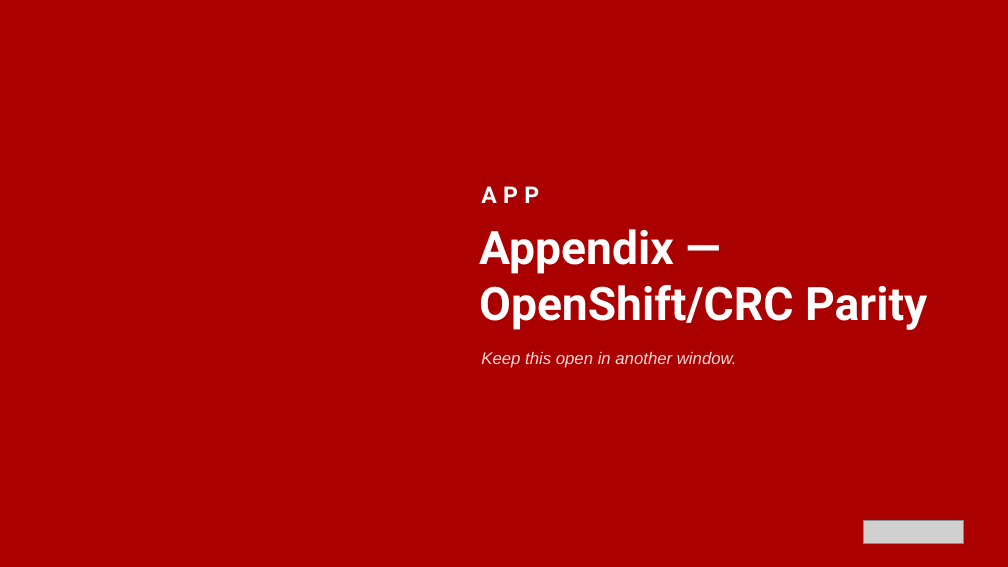
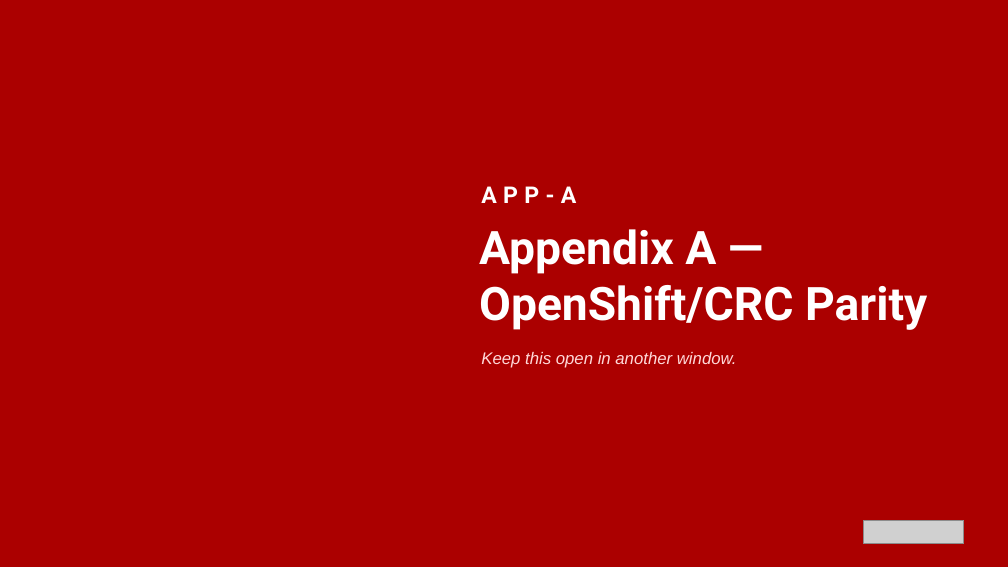
Before and after one commit to patterncatalyst/modernizing-enterprise-applications-python, a slide deck: slide 51 of presentation/modernizing-201/Modernizing-201-r1.0.pptx (slide 4 before the commit). Drawn at 1008x567 pixels with LibreOffice and Linux fonts; fonts in the diff are those of the drawing; grey boxes stand for pictures; background and template pictures are left out. Boxes give left, top, right and bottom in pixels: in the first picture for what was removed or moved away, otherwise in the second. Text is boxed around its words. In the diff, an @@ line names an element or a change of style, - is before the commit and + after.

```diff
--- a/presentation/modernizing-201/Modernizing-201-r1.0.pptx
+++ b/presentation/modernizing-201/Modernizing-201-r1.0.pptx
@@ text at <box>481,186,576,203</box>: text changed @@
-APP
+APP-A
@@ text at <box>479,229,927,330</box>: text changed @@
-Appendix — OpenShift/CRC Parity
+Appendix A — OpenShift/CRC Parity
```
Also in this commit, not shown: 2 other slides changed, 78 slides added, 5 other files.
